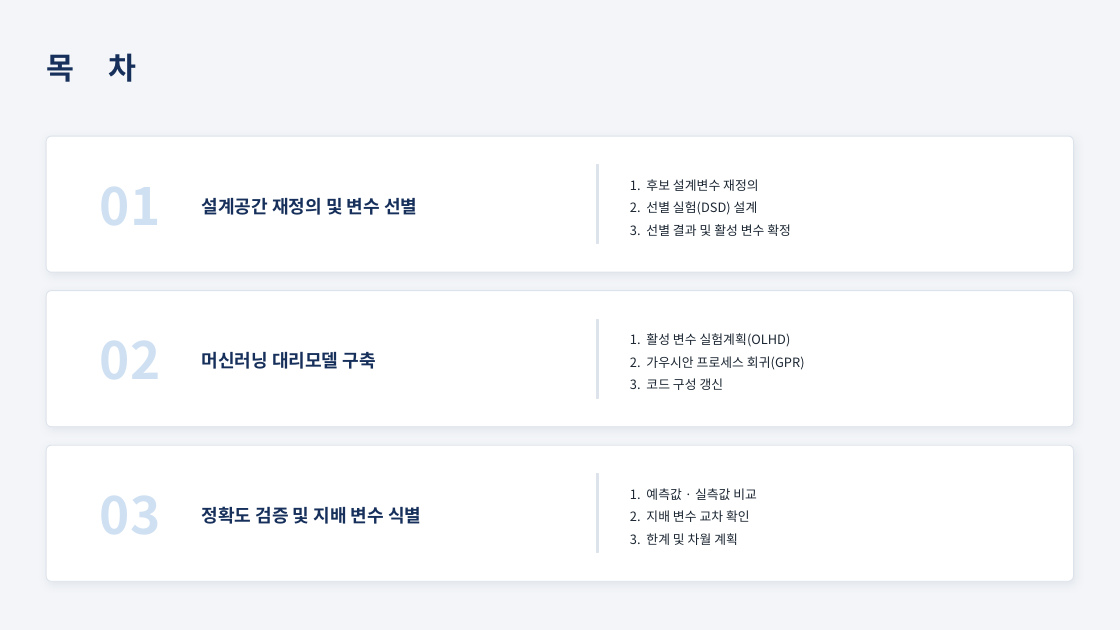
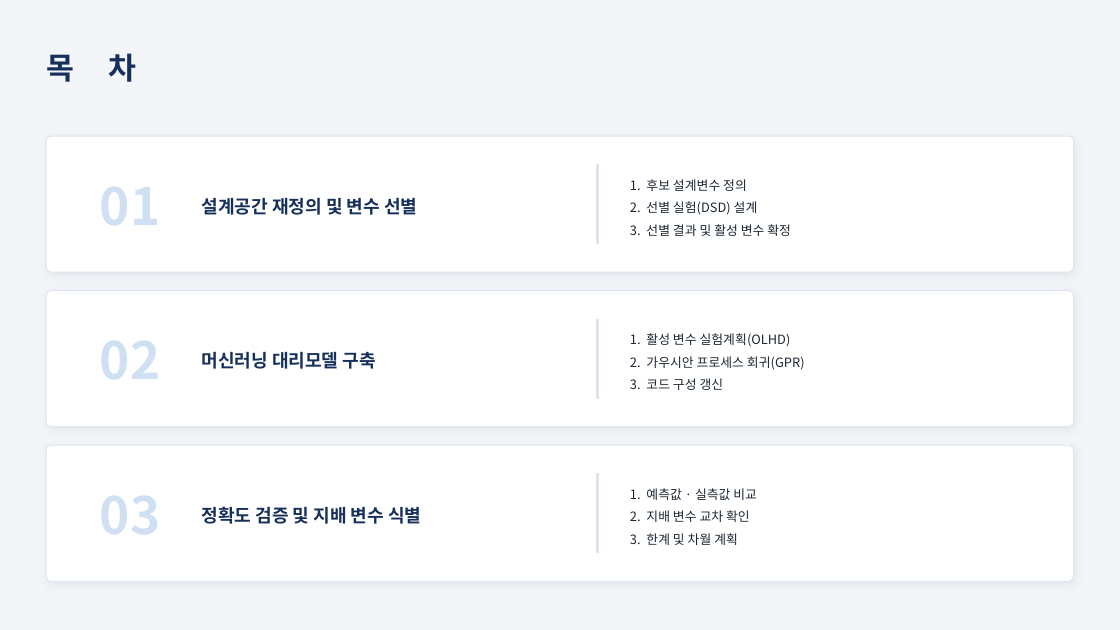
Before and after one commit to yjs9716/dddd, a slide deck: slide 2 of 2개월차_변수선별_및_대리모델구축.pptx. Drawn at 1120x630 pixels with LibreOffice and Linux fonts; fonts in the diff are those of the drawing. Boxes give left, top, right and bottom in pixels: in the first picture for what was removed or moved away, otherwise in the second. Text is boxed around its words. In the diff, an @@ line names an element or a change of style, - is before the commit and + after.

```diff
--- a/2개월차_변수선별_및_대리모델구축.pptx
+++ b/2개월차_변수선별_및_대리모델구축.pptx
@@ text at bbox=[630, 179, 747, 191]: text changed @@
-1. 후보 설계변수 재정의
+1. 후보 설계변수 정의
```
Also in this commit, not shown: 2 other slides changed, 2 other files.
